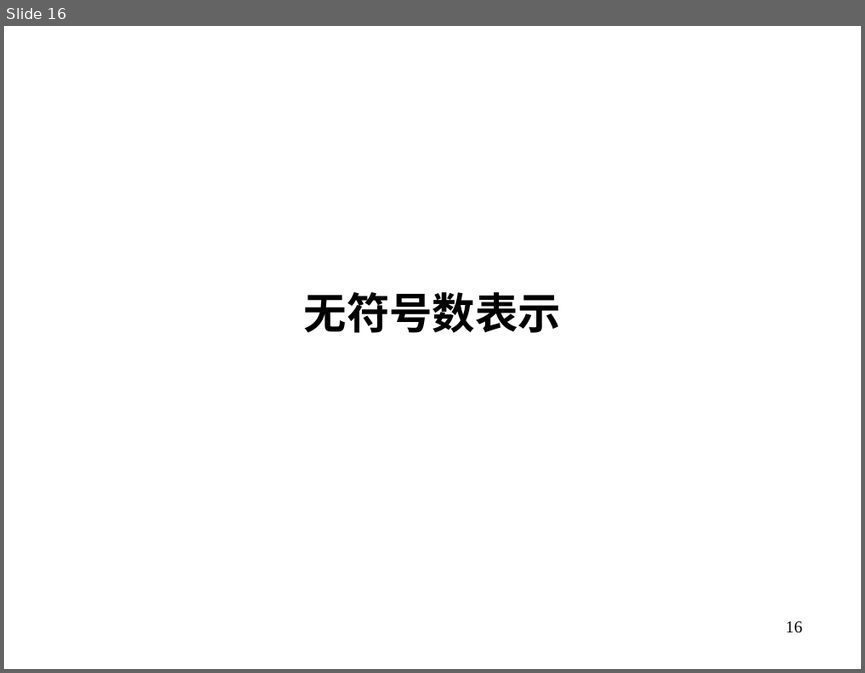
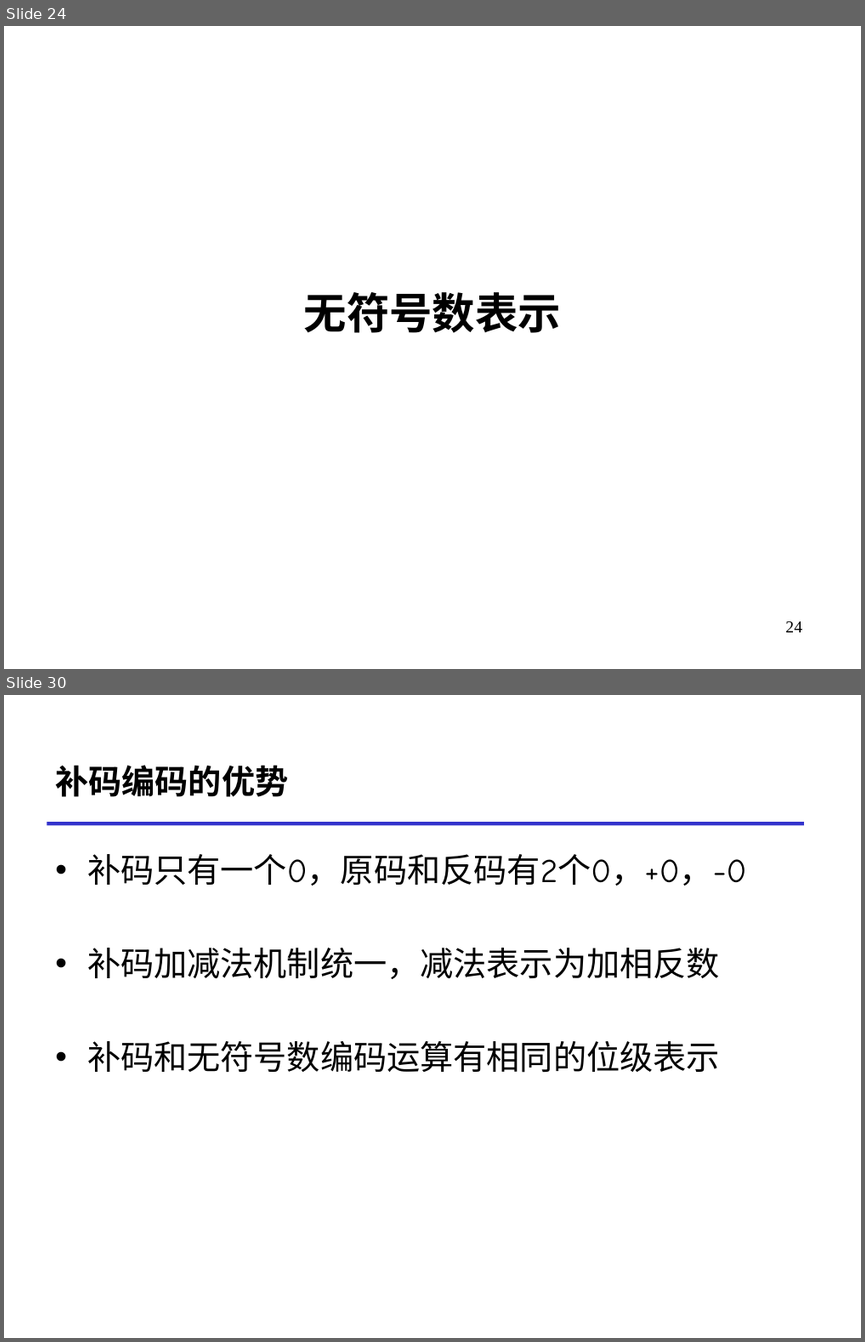
Before and after one commit to RUCICS/ICS1-2024-Preparation, a slide deck: 数的表示MoocDemo.pptx. Shown one above the other, each under a label of ours: slide 16 before the commit, slides 24 and 30 after it; the slides between them are not shown. The pictures are 865x673 and 865x1342 pixels, drawn with LibreOffice and Linux fonts; fonts in the diff are those of the drawing. Boxes give left, top, right and bottom in pixels: in the first picture for what was removed or moved away, otherwise in the second. Text is boxed around its words. In the diff, an @@ line names an element or a change of style, - is before the commit and + after.

```diff
--- a/数的表示MoocDemo.pptx
+++ b/数的表示MoocDemo.pptx
@@ slide 30 added at [4,695,861,1338], background #FFFFFF @@
@@ title added at [55,765,288,797], 28 pt, text #000000, bold @@
+补码编码的优势
@@ line added from (46, 823) to (803, 823), #3333CC 3 pt @@
@@ text added at [87,854,746,1072], 28 pt, text #000000 @@
+• 补码只有一个0，原码和反码有2个0，+0，-0
+• 补码加减法机制统一，减法表示为加相反数
+• 补码和无符号数编码运算有相同的位级表示
@@ what was slide 16 is now slide 24 @@
@@ page number at [785,621,802,632]: text changed @@
-16
+24
```
Also in this commit, not shown: 5 slides changed, 35 other slides added.
